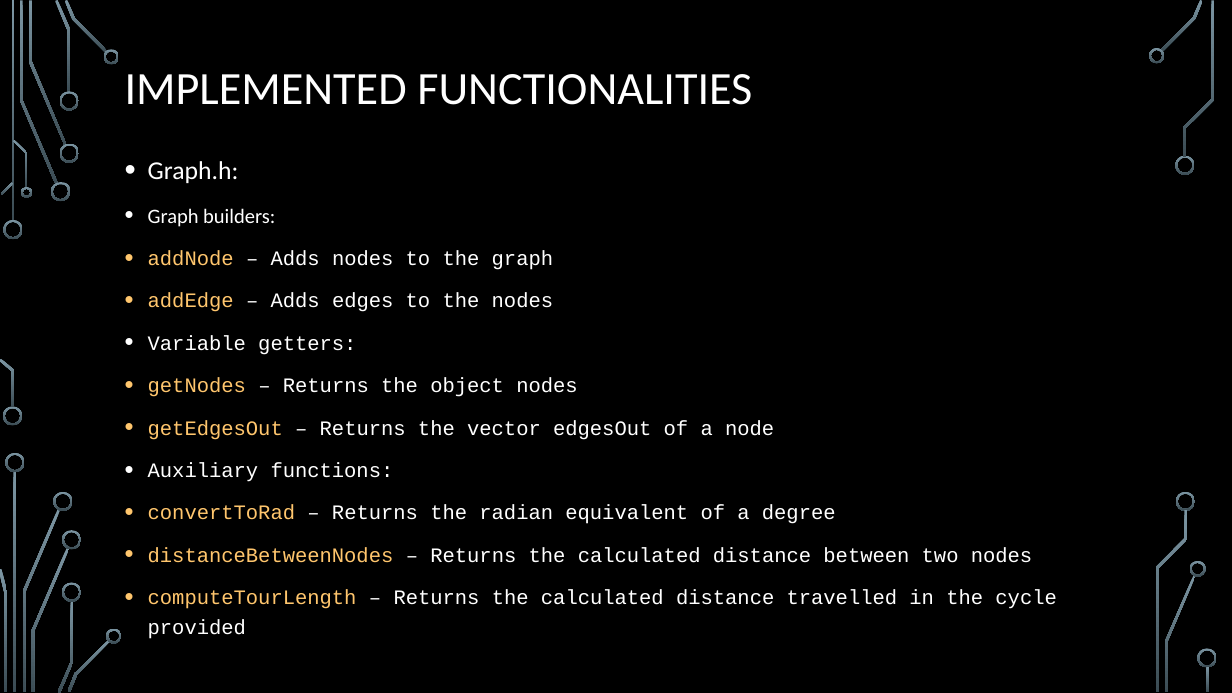
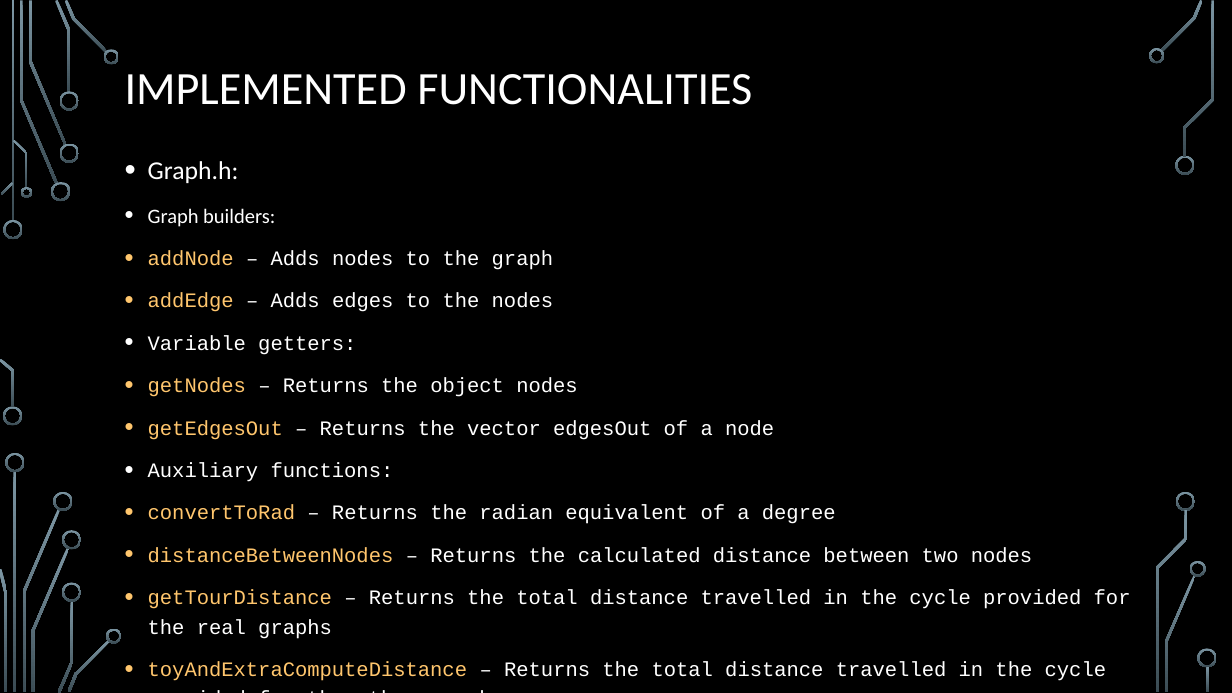
Before and after one commit to DiogoSant0s/DA2, a slide deck: slide 7 of DA2.pptx. Drawn at 1232x693 pixels with LibreOffice and Linux fonts; fonts in the diff are those of the drawing; background and template pictures are left out. Boxes give left, top, right and bottom in pixels: in the first picture for what was removed or moved away, otherwise in the second. Text is boxed around its words. In the diff, an @@ line names an element or a change of style, - is before the commit and + after.

```diff
--- a/DA2.pptx
+++ b/DA2.pptx
@@ text at (148, 589, 1131, 681): text changed @@
-• computeTourLength – Returns the calculated distance travelled in the cycle provided
+• getTourDistance – Returns the total distance travelled in the cycle provided for the real graphs
+• toyAndExtraComputeDistance – Returns the total distance travelled in the cycle provided for the other graphs
```
Also in this commit, not shown: 4 other slides changed, 1 slide added, 3 other files.
